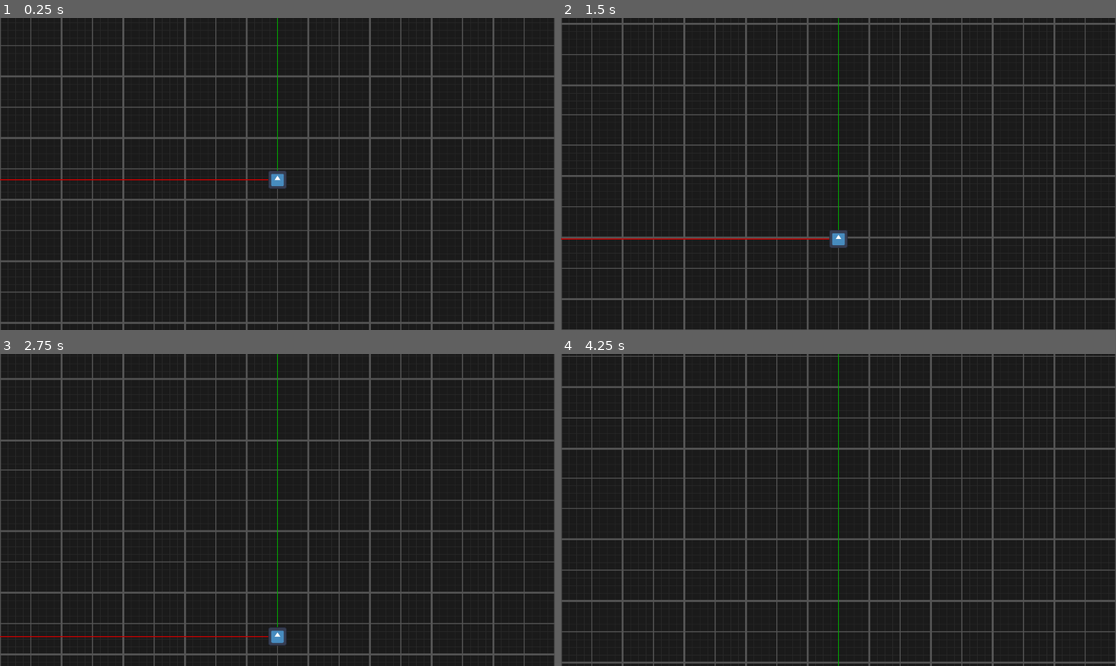
Above: before the commit, frames 1-4 (two rows, left to right).
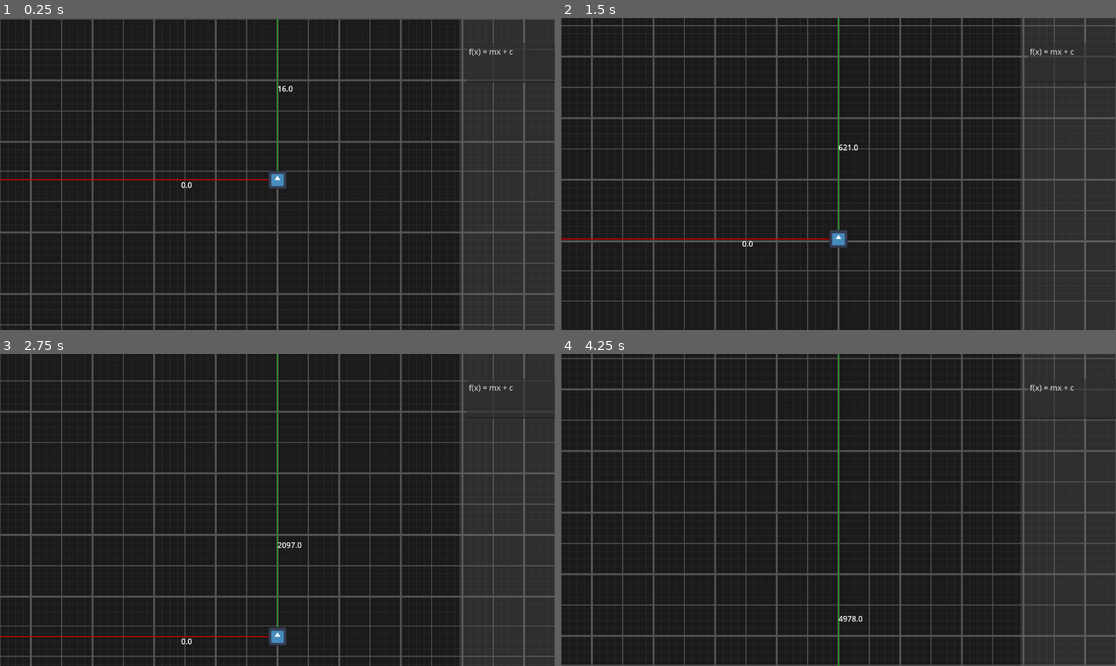
Above: after the commit, the same moments.

Repository: boiiiiiiiii12355/graph-combat
Game: Godot game, scene res://Scenes/game.tscn
The game is run twice, just before and just after one commit, with the same random seed, the same clock (stepped at 60 frames per second) and the same inputs. The engine's default icon, where the game draws it, is replaced by a stand-in: a white triangle on a blue panel in a dark square.
Inputs:
- Up to frame 1 (0.25 s): no input
- Up to frame 2 (1.5 s): no input
- Up to frame 3 (2.75 s): no input
- Up to frame 4 (4.25 s): tap Ctrl (pause, bound only after the commit) at 4.15 s

The runs differ from the first frame. In frame 1, 13% of the frame differs, in the area x 0-100%, y 0-100%; in frame 2, 13%; in frame 3, 13%; in frame 4, 14%.

Commit message:
Update game.tscn, punching_bag.tscn, ui.tscn, and 6 more files

Diff:
--- a/Scenes/game.tscn
+++ b/Scenes/game.tscn
@@ -1,8 +1,9 @@
-[gd_scene load_steps=4 format=3 uid="uid://c8pl2y15qc3en"]
+[gd_scene load_steps=5 format=3 uid="uid://c8pl2y15qc3en"]
 
 [ext_resource type="PackedScene" uid="uid://cl3mk4vqd4f8d" path="res://Scenes/player.tscn" id="1_ebmjs"]
 [ext_resource type="Texture2D" uid="uid://dabhf7ituprnp" path="res://sbs_-_texture_grid_pack/128x128/Gray/Prototype_Grid_Gray_04-128x128.png" id="1_wrm1d"]
 [ext_resource type="PackedScene" uid="uid://byugwkpud0is0" path="res://Scenes/math_camera.tscn" id="3_3dryh"]
+[ext_resource type="PackedScene" uid="uid://d3ixkjyjao54n" path="res://Scenes/ui.tscn" id="4_3dryh"]
 
 [node name="Game" type="Node2D"]
 
@@ -19,6 +20,10 @@
 stretch_mode = 1
 
 [node name="Player" parent="." instance=ExtResource("1_ebmjs")]
-position = Vector2(576, 324)
 
 [node name="math_camera" parent="Player" instance=ExtResource("3_3dryh")]
+
+[node name="CanvasLayer" type="CanvasLayer" parent="."]
+
+[node name="UI" parent="CanvasLayer" node_paths=PackedStringArray("player") instance=ExtResource("4_3dryh")]
+player = NodePath("../../Player")
--- /dev/null
+++ b/Scenes/punching_bag.tscn
@@ -0,0 +1,15 @@
+[gd_scene load_steps=3 format=3 uid="uid://cx8lgv2n41hvn"]
+
+[ext_resource type="Texture2D" uid="uid://fjq81le8ad0p" path="res://icon.svg" id="1_4fixn"]
+
+[sub_resource type="RectangleShape2D" id="RectangleShape2D_4fixn"]
+size = Vector2(128, 128)
+
+[node name="punching_bag" type="CharacterBody2D"]
+
+[node name="Icon" type="Sprite2D" parent="."]
+modulate = Color(1, 0, 0, 1)
+texture = ExtResource("1_4fixn")
+
+[node name="CollisionShape2D" type="CollisionShape2D" parent="."]
+shape = SubResource("RectangleShape2D_4fixn")
--- a/Scenes/ui.tscn
+++ b/Scenes/ui.tscn
@@ -1,9 +1,59 @@
-[gd_scene format=3 uid="uid://d3ixkjyjao54n"]
+[gd_scene load_steps=2 format=3 uid="uid://d3ixkjyjao54n"]
 
-[node name="UI" type="Control"]
+[ext_resource type="Script" uid="uid://ci2b3tdx5ooh7" path="res://scripts/ui.gd" id="1_jxero"]
+
+[node name="UI" type="Control" node_paths=PackedStringArray("x_label", "y_label", "dir_input")]
 layout_mode = 3
 anchors_preset = 15
 anchor_right = 1.0
 anchor_bottom = 1.0
 grow_horizontal = 2
 grow_vertical = 2
+script = ExtResource("1_jxero")
+x_label = NodePath("xy_labels/x_label")
+y_label = NodePath("xy_labels/y_label")
+dir_input = NodePath("input/TextEdit")
+
+[node name="xy_labels" type="Control" parent="."]
+anchors_preset = 0
+offset_right = 40.0
+offset_bottom = 40.0
+
+[node name="x_label" type="RichTextLabel" parent="xy_labels"]
+layout_mode = 0
+offset_left = -1.0
+offset_top = -3.0
+offset_right = 239.0
+offset_bottom = 37.0
+
+[node name="y_label" type="RichTextLabel" parent="xy_labels"]
+layout_mode = 0
+offset_right = 275.0
+offset_bottom = 40.0
+
+[node name="input" type="Control" parent="."]
+anchors_preset = 0
+offset_right = 40.0
+offset_bottom = 40.0
+
+[node name="ColorRect" type="ColorRect" parent="input"]
+modulate = Color(1, 1, 1, 0.22352941)
+z_index = 10
+layout_mode = 0
+offset_left = 953.0
+offset_top = -5.0
+offset_right = 1230.0
+offset_bottom = 655.0
+color = Color(0.45490196, 0.45490196, 0.45490196, 1)
+
+[node name="TextEdit" type="TextEdit" parent="input"]
+layout_mode = 0
+offset_left = 969.0
+offset_top = 52.0
+offset_right = 1215.0
+offset_bottom = 134.0
+text = "f(x) = mx + c"
+placeholder_text = "f(x) = mx + c
+"
+
+[connection signal="text_changed" from="input/TextEdit" to="." method="_on_text_edit_text_changed"]
--- a/project.godot
+++ b/project.godot
@@ -15,6 +15,18 @@
 config/features=PackedStringArray("4.5", "Mobile")
 config/icon="res://icon.svg"
 
+[autoload]
+
+gamemaster="*res://scripts/game_master.gd"
+
+[input]
+
+pause={
+"deadzone": 0.2,
+"events": [Object(InputEventKey,"resource_local_to_scene":false,"resource_name":"","device":-1,"window_id":0,"alt_pressed":false,"shift_pressed":false,"ctrl_pressed":false,"meta_pressed":false,"pressed":false,"keycode":0,"physical_keycode":4194326,"key_label":0,"unicode":0,"location":0,"echo":false,"script":null)
+]
+}
+
 [rendering]
 
 renderer/rendering_method="mobile"
--- /dev/null
+++ b/scripts/game_master.gd
@@ -0,0 +1,14 @@
+class_name GameMaster
+extends Node2D
+
+var time_value = 1
+
+func _physics_process(delta: float) -> void:
+	Engine.time_scale = lerp(Engine.time_scale, time_value, 0.2)
+
+func _ready() -> void:
+	time_speed_set(time_value)
+
+
+func time_speed_set(_0to1_ : float):
+	time_value = _0to1_
--- a/scripts/player.gd
+++ b/scripts/player.gd
@@ -5,6 +5,8 @@
 @export var ruler_x_color = Color(0.788, 0.0, 0.0, 1.0)
 @export var ruler_y_color = Color(0.0, 0.672, 0.0, 1.0)
 @export var ruler_width = 2
+
+var paused = false
 
 func _ready() -> void:
 	ruler_x.add_point(Vector2(-1000, 0))
@@ -22,5 +24,6 @@
 
 @export var gravity = 9.3
 func movement():
-	if not is_on_floor():
-		velocity.y += gravity
+	if paused == false:
+		if not is_on_floor():
+			velocity.y += gravity
--- /dev/null
+++ b/scripts/ui.gd
@@ -0,0 +1,38 @@
+extends Control
+
+@export var x_label : RichTextLabel
+@export var y_label : RichTextLabel
+@export var view : Viewport
+func _physics_process(delta: float) -> void:
+	player.paused = paused
+	update_labels()
+
+@export var player : CharacterBody2D
+func update_labels():
+	var x_label_pos = player.global_position.x
+	var y_label_pos = player.global_position.y
+
+	var x_text_offset = Vector2(-200, 0)
+	var y_text_offset = Vector2(0, -200)
+
+	x_label.text = str(round(x_label_pos))
+	y_label.text = str(round(y_label_pos))
+	x_label.global_position = x_text_offset + player.get_global_transform_with_canvas().origin
+	y_label.global_position = y_text_offset + player.get_global_transform_with_canvas().origin
+
+var paused = false
+func _input(event: InputEvent) -> void:
+	if Input.is_action_just_pressed("pause") and paused == false:
+		paused = true
+		gamemaster.time_speed_set(0)
+
+	elif Input.is_action_just_pressed("pause") and paused == true:
+		paused = false
+		gamemaster.time_speed_set(1)
+
+@export var dir_input : TextEdit
+func _on_text_edit_text_changed() -> void:
+	var input_text = dir_input.text
+	var pattern = RegEx.new()
+	pattern.compile("[]x")
+	var result = pattern.search(input_text)
Not shown, added: scripts/game_master.gd.uid
Not shown, added: scripts/ui.gd.uid
